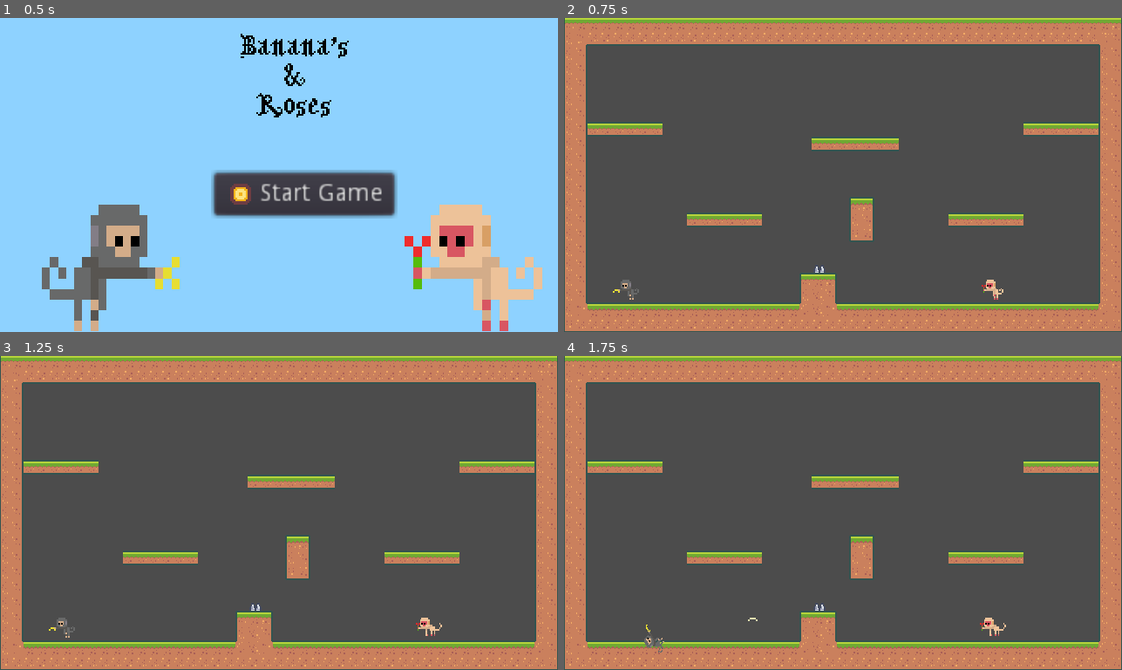
Above: before the commit, frames 1-4 (two rows, left to right).
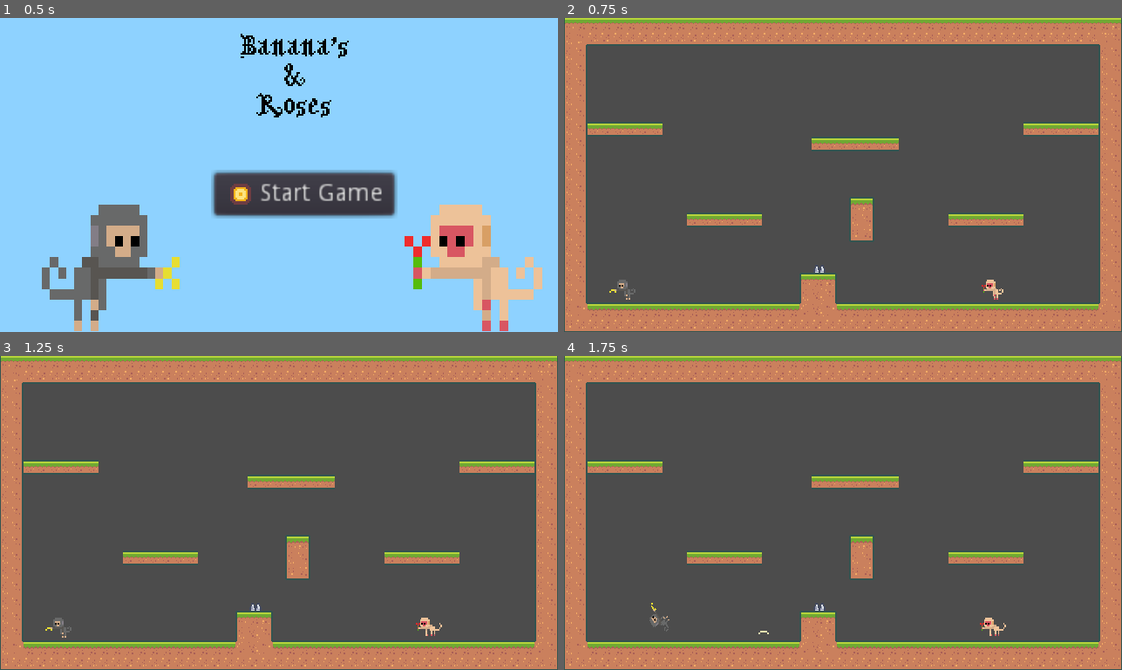
Above: after the commit, the same moments.

Repository: lWardenl/Godot-Platformer2D
Game: Godot game, scene res://Assets/Scenes/MainMenu.tscn
The game is run twice, just before and just after one commit, with the same random seed, the same clock (stepped at 60 frames per second) and the same inputs.
Inputs:
- Up to frame 1 (0.5 s): no input
- Up to frame 2 (0.75 s): click "Start Game" at 0.5 s
- Up to frame 3 (1.25 s): no input
- Up to frame 4 (1.75 s): hold D (move_right) from 1.28 s (still down); tap G (shoot) at 1.35 s; tap F (jump) at 1.52 s

Frame 1 is identical in both runs. In frame 2, 0.1% of the frame differs, in the area x 8-14%, y 83-90%; in frame 3, 0.1%; in frame 4, 0.2%, in the area x 14-37%, y 78-95%.

Commit message:
player shooting fix

Diff:
--- a/Assets/Scenes/Banana.tscn
+++ b/Assets/Scenes/Banana.tscn
@@ -10,6 +10,7 @@
 script = ExtResource( 2 )
 
 [node name="Sprite" type="Sprite" parent="."]
+position = Vector2( 1, 0 )
 scale = Vector2( 3, 2 )
 texture = ExtResource( 1 )
 
@@ -19,5 +20,5 @@
 collision_mask = 16385
 
 [node name="CollisionShape2D" type="CollisionShape2D" parent="Area2D"]
-position = Vector2( -1.5, 6 )
+position = Vector2( -3.5, 4 )
 shape = SubResource( 1 )
--- a/Assets/Scenes/Player.tscn
+++ b/Assets/Scenes/Player.tscn
@@ -9,9 +9,6 @@
 [ext_resource path="res://Assets/Sprites/Players/Player 1/Sprite-0003.png" type="Texture" id=7]
 [ext_resource path="res://Assets/Sprites/Players/Player 1/Sprite-0004.png" type="Texture" id=8]
 [ext_resource path="res://Assets/Sprites/Players/Player 1/attack1.png" type="Texture" id=9]
-
-[sub_resource type="RectangleShape2D" id=4]
-extents = Vector2( 5, 5.5 )
 
 [sub_resource type="SpriteFrames" id=2]
 animations = [ {
@@ -39,7 +36,10 @@
 [sub_resource type="CircleShape2D" id=5]
 radius = 7.51665
 
-[node name="Player" type="KinematicBody2D" groups=["player"]]
+[sub_resource type="RectangleShape2D" id=4]
+extents = Vector2( 5, 4.75 )
+
+[node name="Player2" type="KinematicBody2D" groups=["player"]]
 scale = Vector2( 2, 2 )
 script = ExtResource( 1 )
 playerSuffix = "_2"
@@ -48,24 +48,24 @@
 wait_time = 0.1
 one_shot = true
 
+[node name="AnimatedSprite" type="AnimatedSprite" parent="."]
+position = Vector2( -4.5, 1 )
+scale = Vector2( -1, 1 )
+frames = SubResource( 2 )
+animation = "Attack"
+frame = 1
+playing = true
+offset = Vector2( 0, -4 )
+
+[node name="CollisionShape2D" type="CollisionShape2D" parent="."]
+position = Vector2( 0, -2.5 )
+shape = SubResource( 5 )
+
 [node name="Hazard Area" type="Area2D" parent="."]
-position = Vector2( -5, 6.5 )
+position = Vector2( -3.5, 5 )
 collision_layer = 16384
 collision_mask = 16384
 
 [node name="CollisionShape2D" type="CollisionShape2D" parent="Hazard Area"]
 position = Vector2( 3, -7.25 )
 shape = SubResource( 4 )
-
-[node name="AnimatedSprite" type="AnimatedSprite" parent="."]
-position = Vector2( -2, 10.5 )
-scale = Vector2( -1, 1 )
-frames = SubResource( 2 )
-animation = "Attack"
-frame = 1
-playing = true
-offset = Vector2( 0, -12 )
-
-[node name="CollisionShape2D" type="CollisionShape2D" parent="."]
-position = Vector2( -1.5, -1 )
-shape = SubResource( 5 )
--- a/Assets/Scenes/Player2.tscn
+++ b/Assets/Scenes/Player2.tscn
@@ -64,7 +64,6 @@
 scale = Vector2( -1, 1 )
 frames = SubResource( 2 )
 animation = "Idle"
-frame = 1
 playing = true
 
 [node name="CollisionShape2D" type="CollisionShape2D" parent="."]
--- a/Assets/Scenes/Rose.tscn
+++ b/Assets/Scenes/Rose.tscn
@@ -4,14 +4,15 @@
 [ext_resource path="res://Assets/Scripts/Weapon.gd" type="Script" id=2]
 
 [sub_resource type="RectangleShape2D" id=1]
-extents = Vector2( 5, 4.5 )
+extents = Vector2( 5, 4 )
 
 [node name="Node2D" type="Node2D"]
 script = ExtResource( 2 )
 
 [node name="Sprite" type="Sprite" parent="."]
+position = Vector2( -1.02102, 1.42045 )
 rotation = 1.5708
-scale = Vector2( 3, 2 )
+scale = Vector2( 2.57955, 1.98949 )
 texture = ExtResource( 1 )
 
 [node name="Area2D" type="Area2D" parent="."]
@@ -20,5 +21,5 @@
 collision_mask = 16385
 
 [node name="CollisionShape2D" type="CollisionShape2D" parent="Area2D"]
-position = Vector2( -4, -0.5 )
+position = Vector2( -3, 4 )
 shape = SubResource( 1 )
--- a/Assets/Scripts/Player.gd
+++ b/Assets/Scripts/Player.gd
@@ -125,9 +125,9 @@
 
 	var weapon = weaponScene.instance()
 	get_node("/root/BaseLevel").add_child(weapon)
-	weapon.global_position = position - Vector2(0,10)
+	weapon.position = position
+	weapon.rotation = $AnimatedSprite.rotation
 	if (!$AnimatedSprite.flip_h):
-		weapon.position.x -= 20
 		weapon.rotate(PI)
-	else:
-		weapon.position.x += 20
+
+	weapon.position += weapon.transform.x * 35
--- a/Assets/Scripts/Weapon.gd
+++ b/Assets/Scripts/Weapon.gd
@@ -7,4 +7,5 @@
 	position += transform.x * 7;
 
 func _on_enter(_area2d):
+	yield(get_tree().create_timer(0.01), "timeout")
 	self.queue_free()
Binary file changed: Assets/Sprites/Players/Player 1/banan.png
